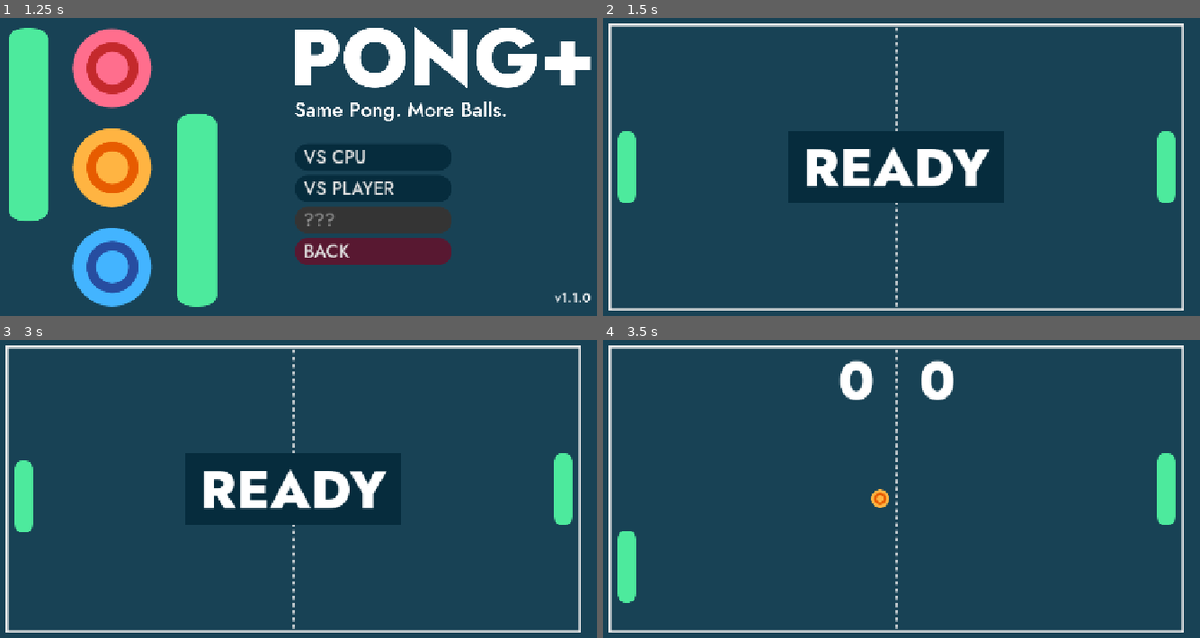
Above: before the commit, frames 1-4 (two rows, left to right).
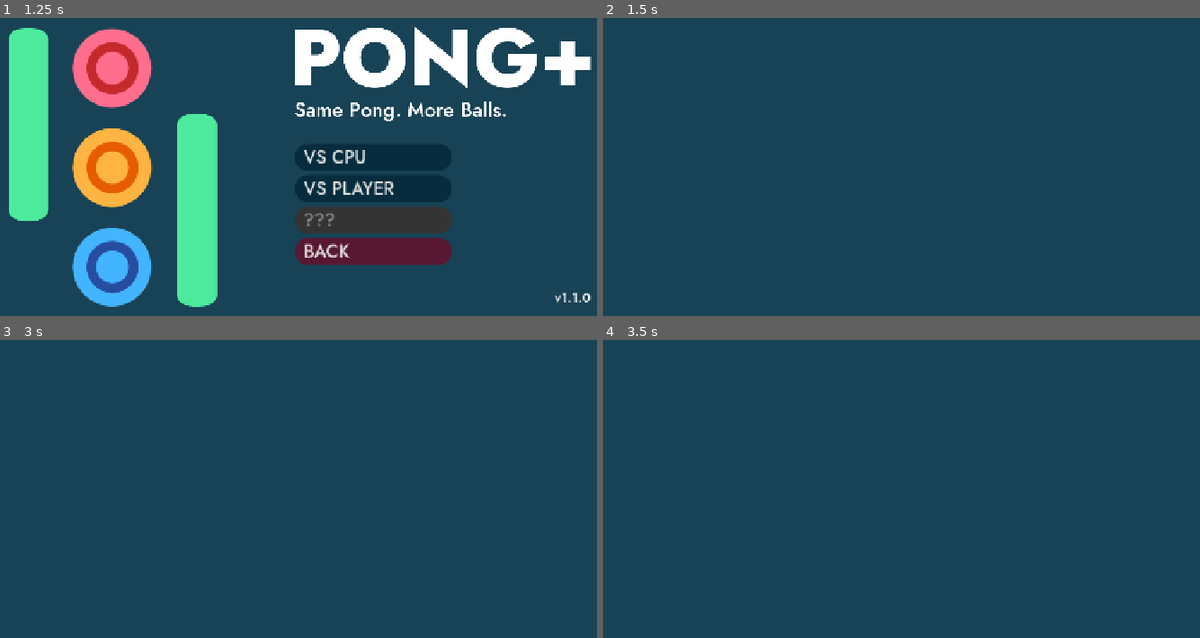
Above: after the commit, the same moments.

Repository: cf-Le3/pong-plus
Game: Godot game, scene res://main/main.tscn
The game is run twice, just before and just after one commit, with the same random seed, the same clock (stepped at 60 frames per second) and the same inputs.
Inputs:
- Up to frame 1 (1.25 s): click "PLAY" at 0.5 s
- Up to frame 2 (1.5 s): click "VS CPU" at 1.25 s
- Up to frame 3 (3 s): tap Enter at 2 s; hold Right (ui_right) 2.03-2.78 s; hold Down (down_player2) 2.03-2.78 s; tap Space at 2.75 s; hold S (down_player1) from 2.78 s (still down); tap Down (down_player2) at 2.85 s
- Up to frame 4 (3.5 s): keep holding S (down_player1)

Frame 1 is identical in both runs. In frame 2, 7.0% of the frame differs, in the area x 0-98%, y 1-99%; in frame 3, 7.0%; in frame 4, 5.9%.
Error after the commit: Cannot call method 'instantiate' on a null value. (res://main/main.gd:34)

Commit message:
Refactor Main class
Reformatted code for readability and renamed variables to indicate privacy.

Diff:
--- a/Pong Plus/main/main.gd
+++ b/Pong Plus/main/main.gd
@@ -1,98 +1,100 @@
 extends Node
-@export var game_scene: PackedScene
-@export var volume_settings_scene: PackedScene
-@export var game_settings_scene: PackedScene
-@export var license_scene: PackedScene
-@export var help_scene: PackedScene
-@export var credits_scene: PackedScene
+
+@export var _game_scene: PackedScene
+@export var _volume_settings_scene: PackedScene
+@export var _game_settings_scene: PackedScene
+@export var _license_scene: PackedScene
+@export var _help_scene: PackedScene
+@export var _credits_scene: PackedScene
+
 var _game_config: GameConfig
 var _volume_config: VolumeConfig
-var game: Game
-var volume_settings: VolumeSettings
-var game_settings: GameSettings
-var license: License
-var help: Help
-var credits: Credits
-var version := "v1.1.0"
+var _game: Game
+var _volume_settings: VolumeSettings
+var _game_settings: GameSettings
+var _license: License
+var _help: Help
+var _credits: Credits
+var _version := "v1.1.0"
 
 func _ready() -> void:
 	_game_config = GameConfig.new()
 	_volume_config = VolumeConfig.new()
-	$Title.set_version(version)
+	$Title.set_version(_version)
 	$Music.play()
 
 func _on_title_new_game_singleplayer() -> void:
-	create_new_game_session(false)
+	_create_new_game_session(false)
 
 func _on_title_new_game_multiplayer() -> void:
-	create_new_game_session(true)
+	_create_new_game_session(true)
 
-func create_new_game_session(is_multiplayer: bool) -> void:
-	enable_title(false)
-	game = game_scene.instantiate()
-	game.config_is_multiplayer = is_multiplayer
-	game.game_config = _game_config
-	game.connect("close_game", _on_close_game)
-	add_child(game)
+func _create_new_game_session(is_multiplayer: bool) -> void:
+	_enable_title(false)
+	_game = _game_scene.instantiate()
+	_game.config_is_multiplayer = is_multiplayer
+	_game.game_config = _game_config
+	_game.connect("close_game", _on_close_game)
+	add_child(_game)
 
 func _on_close_game() -> void:
-	game.queue_free()
-	enable_title(true)
+	_game.queue_free()
+	_enable_title(true)
 
 func _on_title_open_volume_settings() -> void:
-	enable_title(false)
-	volume_settings = volume_settings_scene.instantiate()
-	volume_settings.volume_config = _volume_config
-	volume_settings.connect("close_volume_settings", _on_close_volume_settings)
-	add_child(volume_settings)
+	_enable_title(false)
+	_volume_settings = _volume_settings_scene.instantiate()
+	_volume_settings.volume_config = _volume_config
+	_volume_settings.connect("close_volume_settings", _on_close_volume_settings)
+	add_child(_volume_settings)
 
 func _on_close_volume_settings(volume_config: VolumeConfig) -> void:
 	_volume_config = volume_config
-	volume_settings.queue_free()
-	enable_title(true)
+	_volume_settings.queue_free()
+	_enable_title(true)
 
 func _on_title_open_game_settings() -> void:
-	enable_title(false)
-	game_settings = game_settings_scene.instantiate()
-	game_settings.game_config = _game_config
-	game_settings.connect("close_game_settings", _on_close_game_settings)
-	add_child(game_settings)
+	_enable_title(false)
+	_game_settings = _game_settings_scene.instantiate()
+	_game_settings.game_config = _game_config
+	_game_settings.connect("close_game_settings", _on_close_game_settings)
+	add_child(_game_settings)
 
 func _on_close_game_settings(game_config: GameConfig) -> void:
 	_game_config = game_config
-	game_settings.queue_free()
-	enable_title(true)
+	_game_settings.queue_free()
+	_enable_title(true)
 
 func _on_title_view_license() -> void:
-	enable_title(false)
-	license = license_scene.instantiate()
-	license.connect("close_license", _on_close_license)
-	add_child(license)
+	_enable_title(false)
+	_license = _license_scene.instantiate()
+	_license.connect("close_license", _on_close_license)
+	add_child(_license)
 
 func _on_close_license() -> void:
-	license.queue_free()
-	enable_title(true)
+	_license.queue_free()
+	_enable_title(true)
 
 func _on_title_view_help() -> void:
-	enable_title(false)
-	help = help_scene.instantiate()
-	help.connect("close_help", _on_close_help)
-	add_child(help)
+	_enable_title(false)
+	_help = _help_scene.instantiate()
+	_help.connect("close_help", _on_close_help)
+	add_child(_help)
 
 func _on_close_help() -> void:
-	help.queue_free()
-	enable_title(true)
+	_help.queue_free()
+	_enable_title(true)
 
 func _on_title_view_credits() -> void:
-	enable_title(false)
-	credits = credits_scene.instantiate()
-	credits.connect("close_credits", _on_close_credits)
-	add_child(credits)
+	_enable_title(false)
+	_credits = _credits_scene.instantiate()
+	_credits.connect("close_credits", _on_close_credits)
+	add_child(_credits)
 
 func _on_close_credits() -> void:
-	credits.queue_free()
-	enable_title(true)
+	_credits.queue_free()
+	_enable_title(true)
 
-func enable_title(status: bool) -> void:
+func _enable_title(status: bool) -> void:
 	$Title.visible = status
 	$Title.set_process_input(status)
